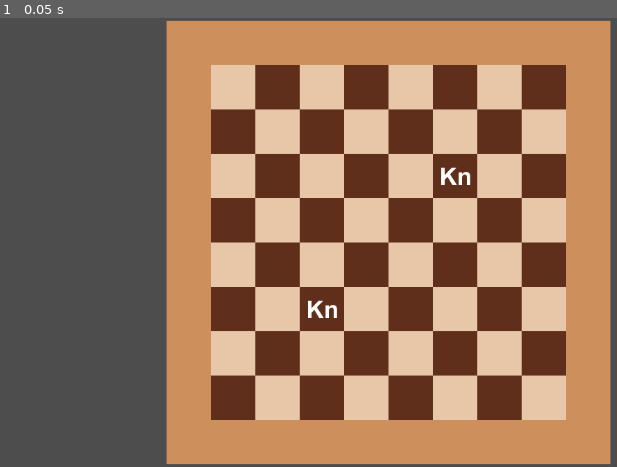
Above: before the commit, frame 1.
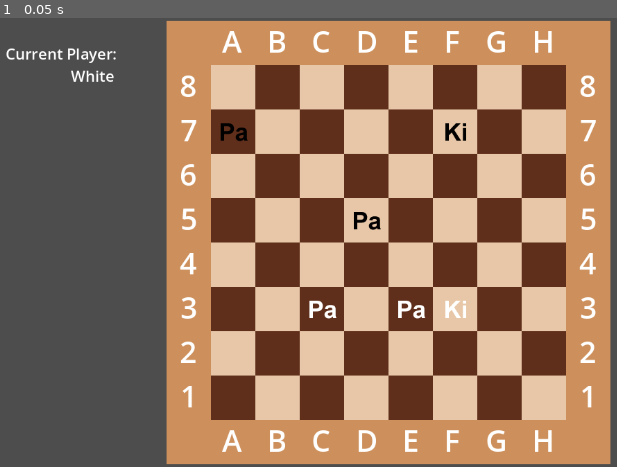
Above: after the commit, the same moment.

Repository: LStace/Chess-Godot-4
Game: Godot game, scene res://Scenes/TestBoard.tscn
Same seed, same stepped clock (60 frames per second), same inputs: the game is played once before the commit and once after it. This scene is started directly instead of the project's main scene. The engine's default icon, where the game draws it, is replaced by a stand-in: a white triangle on a blue panel in a dark square.
Inputs:
- Up to frame 1 (0.05 s): no input

The runs differ from the first frame. In frame 1, 3.1% of the frame differs, in the area x 0-97%, y 2-97%.
Error before the commit: Invalid access to property or key '_on_Turn_Over' on a base object of type 'Node2D'. (res://Scripts/Chess_Piece.gd:25)

Commit message:
Implemented En Passant
Pawns can perform special movement rule En Passant.

The King piece is now prevented from moving to tiles in the range of enemy pieces

Diff:
--- a/Scenes/Board.tscn
+++ b/Scenes/Board.tscn
@@ -11,6 +11,7 @@
 script = ExtResource("2_ilwrm")
 
 [node name="Tiles" type="Node2D" parent="."]
+metadata/_edit_group_ = true
 
 [node name="A8" parent="Tiles" instance=ExtResource("3_vil5r")]
 position = Vector2(-224, -224)
--- a/Scenes/Main.tscn
+++ b/Scenes/Main.tscn
@@ -8,10 +8,7 @@
 [ext_resource type="PackedScene" uid="uid://dhlnr7eu5p740" path="res://Scenes/King.tscn" id="6_k73c5"]
 [ext_resource type="PackedScene" uid="uid://byble5cjtjdwv" path="res://Scenes/Knight.tscn" id="7_g37ko"]
 [ext_resource type="PackedScene" uid="uid://c5m1m6vf36rua" path="res://Scenes/Bishop.tscn" id="7_tkpyw"]
-[ext_resource type="LabelSettings" uid="uid://bo0xqhqpglfj6" path="res://Resources/BoardLabelSettings.tres" id="8_5katd"]
-
-[sub_resource type="LabelSettings" id="LabelSettings_43g63"]
-font_size = 22
+[ext_resource type="PackedScene" uid="uid://d3ig0l5dlqhti" path="res://Scenes/ui.tscn" id="9_yre26"]
 
 [node name="Main" type="Node2D"]
 script = ExtResource("1_bywoo")
@@ -167,75 +164,6 @@
 [node name="Camera2D" type="Camera2D" parent="."]
 zoom = Vector2(1.015, 1.015)
 
-[node name="CanvasLayer" type="CanvasLayer" parent="."]
-follow_viewport_enabled = true
-
-[node name="lettersLower" type="Label" parent="CanvasLayer"]
-offset_left = -240.0
-offset_top = 256.0
-offset_right = 240.0
-offset_bottom = 320.0
-text = "A B C D E F G H"
-label_settings = ExtResource("8_5katd")
-horizontal_alignment = 3
-
-[node name="lettersUpper" type="Label" parent="CanvasLayer"]
-offset_left = -240.0
-offset_top = -320.0
-offset_right = 240.0
-offset_bottom = -256.0
-text = "A B C D E F G H"
-label_settings = ExtResource("8_5katd")
-horizontal_alignment = 3
-
-[node name="numbersLeft" type="Label" parent="CanvasLayer"]
-offset_left = -320.0
-offset_top = -256.0
-offset_right = -256.0
-offset_bottom = 256.0
-text = "8
-7
-6
-5
-4
-3
-2
-1"
-label_settings = ExtResource("8_5katd")
-horizontal_alignment = 1
-vertical_alignment = 3
-
-[node name="numbersLeft2" type="Label" parent="CanvasLayer"]
-offset_left = 256.0
-offset_top = -256.0
-offset_right = 320.0
-offset_bottom = 256.0
-text = "8
-7
-6
-5
-4
-3
-2
-1"
-label_settings = ExtResource("8_5katd")
-horizontal_alignment = 1
-vertical_alignment = 3
-
-[node name="PlayerLabel" type="Label" parent="CanvasLayer"]
-offset_left = -552.0
-offset_top = -288.0
-offset_right = -372.0
-offset_bottom = -251.0
-text = "Current Player: "
-label_settings = SubResource("LabelSettings_43g63")
-
-[node name="playerIndicator" type="Label" parent="CanvasLayer"]
-offset_left = -552.0
-offset_top = -256.0
-offset_right = -396.0
-offset_bottom = -219.0
-label_settings = SubResource("LabelSettings_43g63")
-horizontal_alignment = 2
+[node name="UI" parent="." instance=ExtResource("9_yre26")]
 
 [editable path="Board"]
--- a/Scenes/TestBoard.tscn
+++ b/Scenes/TestBoard.tscn
@@ -1,23 +1,47 @@
-[gd_scene load_steps=3 format=3 uid="uid://bdqrado48vtoi"]
+[gd_scene load_steps=6 format=3 uid="uid://bdqrado48vtoi"]
 
+[ext_resource type="Script" path="res://Scripts/GameManager.gd" id="1_epfxd"]
 [ext_resource type="PackedScene" uid="uid://d3lcph26m24c4" path="res://Scenes/Board.tscn" id="1_vvcwi"]
-[ext_resource type="PackedScene" uid="uid://byble5cjtjdwv" path="res://Scenes/Knight.tscn" id="2_11u77"]
+[ext_resource type="PackedScene" uid="uid://c4ad5lmev8euh" path="res://Scenes/Pawn.tscn" id="3_d14ce"]
+[ext_resource type="PackedScene" uid="uid://d3ig0l5dlqhti" path="res://Scenes/ui.tscn" id="4_e02o0"]
+[ext_resource type="PackedScene" uid="uid://dhlnr7eu5p740" path="res://Scenes/King.tscn" id="4_xt0so"]
 
 [node name="Main" type="Node2D"]
+script = ExtResource("1_epfxd")
 
 [node name="Board" parent="." instance=ExtResource("1_vvcwi")]
 
 [node name="Pieces" type="Node2D" parent="Board"]
 
-[node name="Knight" parent="Board/Pieces" node_paths=PackedStringArray("startingTile") instance=ExtResource("2_11u77")]
+[node name="Pawn" parent="Board/Pieces" node_paths=PackedStringArray("startingTile") instance=ExtResource("3_d14ce")]
+position = Vector2(32, 96)
+startingTile = NodePath("../../Tiles/E3")
+
+[node name="Pawn4" parent="Board/Pieces" node_paths=PackedStringArray("startingTile") instance=ExtResource("3_d14ce")]
+position = Vector2(-224, -160)
+startingTile = NodePath("../../Tiles/A7")
+isWhite = false
+
+[node name="Pawn2" parent="Board/Pieces" node_paths=PackedStringArray("startingTile") instance=ExtResource("3_d14ce")]
 position = Vector2(-96, 96)
 startingTile = NodePath("../../Tiles/C3")
 
-[node name="Knight2" parent="Board/Pieces" node_paths=PackedStringArray("startingTile") instance=ExtResource("2_11u77")]
-position = Vector2(96, -96)
-startingTile = NodePath("../../Tiles/F6")
+[node name="Pawn3" parent="Board/Pieces" node_paths=PackedStringArray("startingTile") instance=ExtResource("3_d14ce")]
+position = Vector2(-32, -32)
+startingTile = NodePath("../../Tiles/D5")
+isWhite = false
+
+[node name="King" parent="Board/Pieces" node_paths=PackedStringArray("startingTile") instance=ExtResource("4_xt0so")]
+position = Vector2(96, 96)
+startingTile = NodePath("../../Tiles/F3")
+
+[node name="King2" parent="Board/Pieces" node_paths=PackedStringArray("startingTile") instance=ExtResource("4_xt0so")]
+position = Vector2(96, -160)
+startingTile = NodePath("../../Tiles/F7")
 isWhite = false
 
 [node name="Camera2D" type="Camera2D" parent="."]
 
+[node name="UI" parent="." instance=ExtResource("4_e02o0")]
+
 [editable path="Board"]
--- /dev/null
+++ b/Scenes/ui.tscn
@@ -0,0 +1,77 @@
+[gd_scene load_steps=3 format=3 uid="uid://d3ig0l5dlqhti"]
+
+[ext_resource type="LabelSettings" uid="uid://bo0xqhqpglfj6" path="res://Resources/BoardLabelSettings.tres" id="1_nx5ix"]
+
+[sub_resource type="LabelSettings" id="LabelSettings_43g63"]
+font_size = 22
+
+[node name="UI" type="CanvasLayer"]
+follow_viewport_enabled = true
+
+[node name="lettersLower" type="Label" parent="."]
+offset_left = -240.0
+offset_top = 256.0
+offset_right = 240.0
+offset_bottom = 320.0
+text = "A B C D E F G H"
+label_settings = ExtResource("1_nx5ix")
+horizontal_alignment = 3
+
+[node name="lettersUpper" type="Label" parent="."]
+offset_left = -240.0
+offset_top = -320.0
+offset_right = 240.0
+offset_bottom = -256.0
+text = "A B C D E F G H"
+label_settings = ExtResource("1_nx5ix")
+horizontal_alignment = 3
+
+[node name="numbersLeft" type="Label" parent="."]
+offset_left = -320.0
+offset_top = -256.0
+offset_right = -256.0
+offset_bottom = 256.0
+text = "8
+7
+6
+5
+4
+3
+2
+1"
+label_settings = ExtResource("1_nx5ix")
+horizontal_alignment = 1
+vertical_alignment = 3
+
+[node name="numbersLeft2" type="Label" parent="."]
+offset_left = 256.0
+offset_top = -256.0
+offset_right = 320.0
+offset_bottom = 256.0
+text = "8
+7
+6
+5
+4
+3
+2
+1"
+label_settings = ExtResource("1_nx5ix")
+horizontal_alignment = 1
+vertical_alignment = 3
+
+[node name="PlayerLabel" type="Label" parent="."]
+offset_left = -552.0
+offset_top = -288.0
+offset_right = -372.0
+offset_bottom = -251.0
+text = "Current Player: "
+label_settings = SubResource("LabelSettings_43g63")
+
+[node name="playerIndicator" type="Label" parent="."]
+offset_left = -552.0
+offset_top = -256.0
+offset_right = -396.0
+offset_bottom = -219.0
+label_settings = SubResource("LabelSettings_43g63")
+horizontal_alignment = 2
--- a/Scripts/Chess_Piece.gd
+++ b/Scripts/Chess_Piece.gd
@@ -31,10 +31,17 @@
 		$Sprite.modulate = "000000"
 
 	main.prepare_next_turn.connect(_on_prepare_next_turn)
+	pieceSpecificConnection()
+
+func pieceSpecificConnection():
+	pass
 
 #Gets all valid moves
 func _on_prepare_next_turn():
 	validMoves = getValidMoves()
+	for tiles in validMoves:
+		if isWhite: tiles.inRangeOfWhite.append(self)
+		else: tiles.inRangeOfBlack.append(self)
 
 #Gets valid moves (overwritten in child scripts)
 func getValidMoves():
--- a/Scripts/GameManager.gd
+++ b/Scripts/GameManager.gd
@@ -15,8 +15,18 @@
 	isWhiteTurn = !isWhiteTurn
 	StartTurn()
 
+func _on_Game_Over(losingKing):
+	pass
+
 func StartTurn():
-	if isWhiteTurn: $CanvasLayer/playerIndicator.text = "White"
-	else: $CanvasLayer/playerIndicator.text = "Black"
+	if isWhiteTurn: $UI/playerIndicator.text = "White"
+	else: $UI/playerIndicator.text = "Black"
+	for row in $Board.board:
+		for tile in row:
+			tile.inRangeOfBlack.clear()
+			tile.inRangeOfBlack.clear()
+			if tile.EnPasseTimeout == 0:
+				tile.EnPasse = null
+			else: tile.EnPasseTimeout = 0
 	#Tells pieces to check where they can move
 	prepare_next_turn.emit()
--- a/Scripts/King.gd
+++ b/Scripts/King.gd
@@ -1 +1,30 @@
 extends ChessPiece
+
+signal Game_Over
+var isInCheck : bool = false
+
+func pieceSpecificConnection():
+	Game_Over.connect(main._on_Game_Over)
+
+func getValidMoves():
+	var tempMoves = []
+	for col in range(-1, 2):
+		if curTile.boardIndex.x + col < 0 or curTile.boardIndex.x + col >= 8: continue
+		for row in range(-1, 2):
+			#King can move one tile in any direction
+			if curTile.boardIndex.y + row < 0 or curTile.boardIndex.y + row >= 8: continue
+			var checkTile = chessBoard.board[curTile.boardIndex.x + col][curTile.boardIndex.y + row]
+			if checkTile.heldPiece != null and checkTile.heldPiece.isWhite == isWhite: continue
+			#King piece cannot move into a tile that is in range of an enemy piece
+			elif isWhite and checkTile.inRangeOfBlack != []: continue
+			elif !isWhite and checkTile.inRangeOfWhite != []: continue
+			tempMoves.append(checkTile)
+
+	#King is the only piece allowed to move
+	if isWhite and curTile.inRangeOfBlack != []: isInCheck = true
+	elif !isWhite and curTile.inRangeOfWhite != []: isInCheck = true
+
+	if tempMoves == []:
+		Game_Over.emit(self)
+
+	return tempMoves
--- a/Scripts/Pawn.gd
+++ b/Scripts/Pawn.gd
@@ -1,5 +1,6 @@
 extends ChessPiece
 
+var canEnPasse : Area2D
 
 #Get valid moves for a pawn
 func getValidMoves():
@@ -13,13 +14,27 @@
 			if curTile.boardIndex.x + i >= 0 and curTile.boardIndex.x + i < 8:
 				var checkTile = chessBoard.board[curTile.boardIndex.x + i][curTile.boardIndex.y + moveDir]
 				if checkTile.heldPiece != null and checkTile.heldPiece.isWhite == isWhite: continue
+				#Pawns can EnPasse
+				#If there is a piece that can bee enpasse'd through that tile, that piece is an enemy piece and that piece is left or right of the cuurent piece
+				if checkTile.EnPasse != null and checkTile.EnPasse.isWhite != isWhite and chessBoard.board[curTile.boardIndex.x + i][curTile.boardIndex.y].heldPiece == checkTile.EnPasse:
+					tempMoves.append(checkTile)
+					canEnPasse = checkTile.EnPasse
+				else:
+					canEnPasse = null
 				#Pawns can move one space forward
 				#Pawns can move one space diagonally if an enemy piece is present
-				elif i == 0 or (checkTile.heldPiece != null and checkTile.heldPiece.isWhite != isWhite):
+
+				if i == 0 or (checkTile.heldPiece != null and checkTile.heldPiece.isWhite != isWhite):
 					tempMoves.append(checkTile)
+				#King can't move into a space diagonal from a pawn.
+				else:
+					if isWhite: checkTile.inRangeOfWhite.append(self)
+					else: checkTile.inRangeOfBlack.append(self)
 
 	#Pawns can move an extra space if they haven't been moved yet, but can't jump over other pieces
 	if startingTile == curTile and chessBoard.board[curTile.boardIndex.x][curTile.boardIndex.y + moveDir].heldPiece == null:
 		tempMoves.append(chessBoard.board[curTile.boardIndex.x][curTile.boardIndex.y + (moveDir*2)])
+		chessBoard.board[curTile.boardIndex.x][curTile.boardIndex.y + moveDir].EnPasse = self
+		chessBoard.board[curTile.boardIndex.x][curTile.boardIndex.y + moveDir].EnPasseTimeout = 1
 
 	return tempMoves
--- a/Scripts/Tile.gd
+++ b/Scripts/Tile.gd
@@ -1,7 +1,13 @@
 extends Area2D
 
 var heldPiece : Area2D #Chess piece currently held by the tile.
+#facilitates the enpasse movement of pawns
+var EnPasse : Area2D
+var EnPasseTimeout : int = 0
 var boardIndex : Vector2
+#Stores pieces that can move to this tile
+var inRangeOfWhite = []
+var inRangeOfBlack = []
 
 @onready var chessBoard : TileMap = get_node("/root/Main/Board")
 
@@ -19,6 +25,10 @@
 		heldPiece = body
 		heldPiece.curTile = self
 
+		#EnPasse capture
+		if body.pieceType == "Pawn" and EnPasse != null and EnPasse == body.canEnPasse:
+			EnPasse.queue_free()
+
 #Gets which piece has exited it
 func _on_area_exited(body):
 	if heldPiece == body:
Not shown: 1 places in Scenes/Main.tscn that only renumber resources
